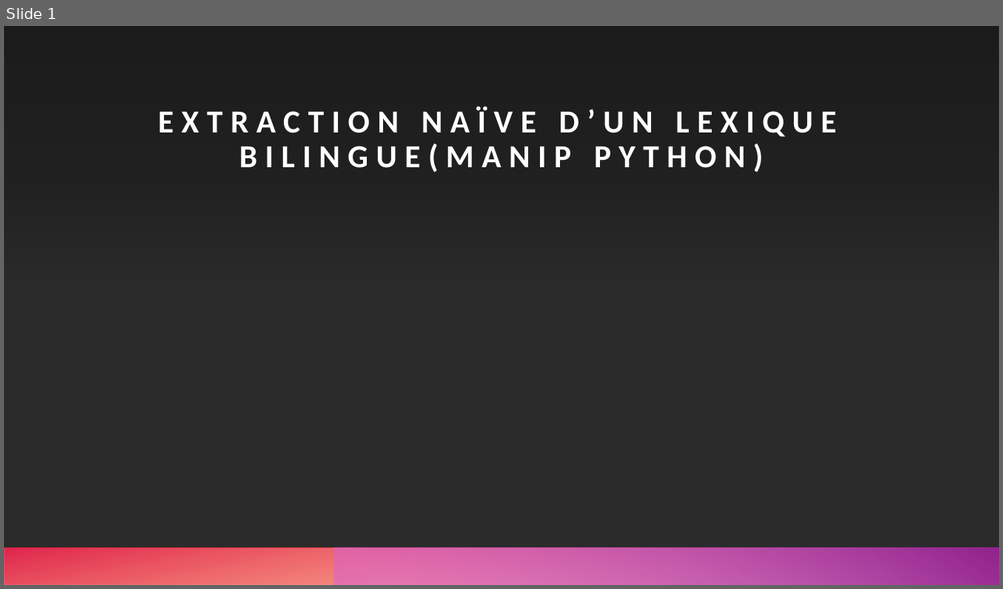
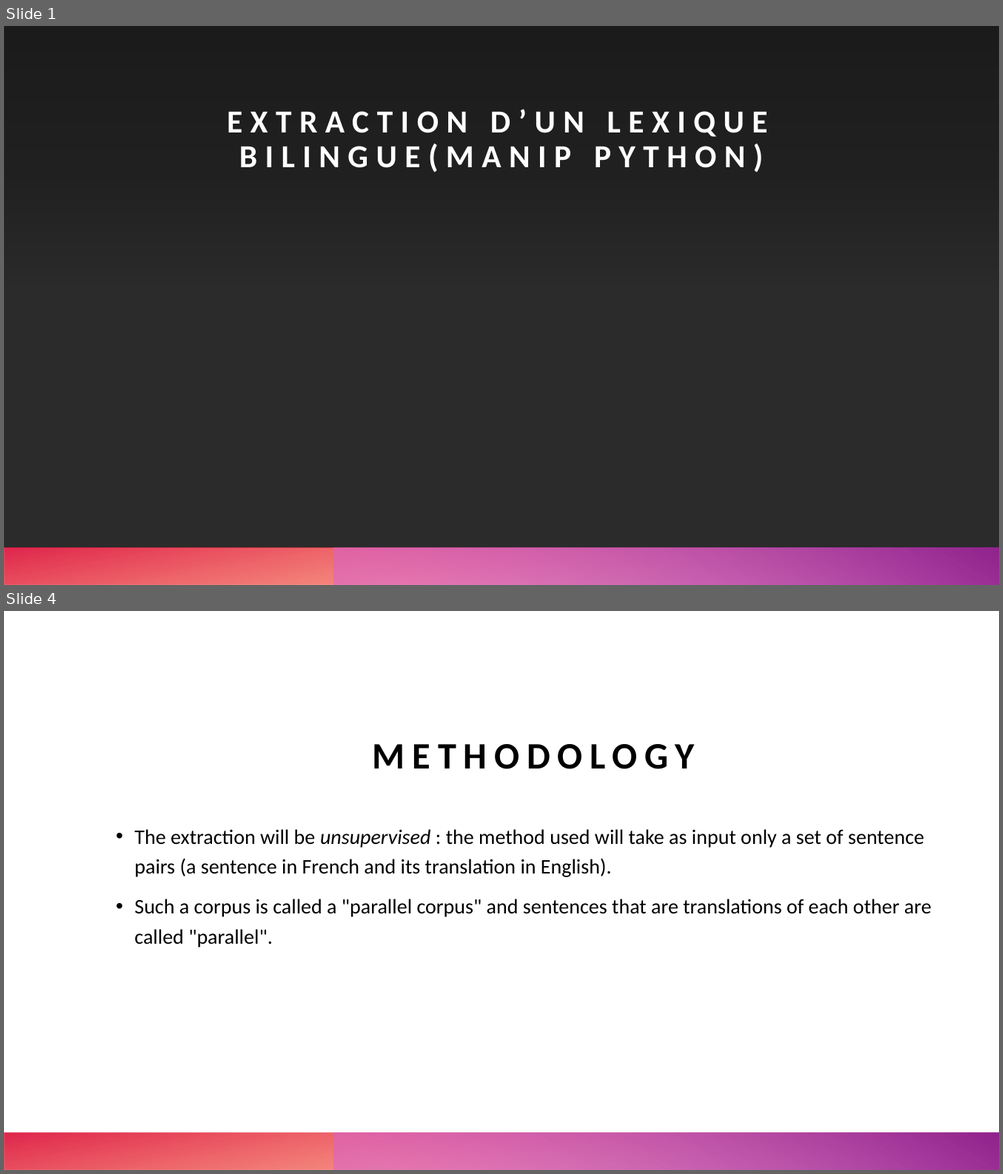
Before and after one commit to armandstrickernlp/NLP_Inalco, a slide deck: slides/S1_cours5.pptx. Shown one above the other, each under a label of ours: slide 1 before the commit, slides 1 and 4 after it; the slides between them are not shown. The pictures are 1003x589 and 1003x1174 pixels, drawn with LibreOffice and Linux fonts; fonts in the diff are those of the drawing; background and template pictures are left out; a plain dark background stands for a picture behind light text. Boxes give left, top, right and bottom in pixels: in the first picture for what was removed or moved away, otherwise in the second. Text is boxed around its words. In the diff, an @@ line names an element or a change of style, - is before the commit and + after.

```diff
--- a/slides/S1_cours5.pptx
+++ b/slides/S1_cours5.pptx
@@ slide 4 added at (4, 611, 999, 1170), background #FFFFFF; not listed: 1 template element that a slide beside it also shows @@
@@ title added at (373, 744, 694, 769), 36 pt, text #000000, bold @@
+METHODOLOGY
@@ text added at (134, 829, 931, 948), 20 pt, text #000000 @@
+• The extraction will be unsupervised : the method used will take as input only a set of sentence pairs (a sentence in French and its translation in English).
+• Such a corpus is called a "parallel corpus" and sentences that are translations of each other are called "parallel".
@@ rectangle added at (4, 1133, 999, 1170), fill gradient #FE4A00 to #DA002F @@
@@ slide 1 changed as well @@
@@ title at (227, 109, 768, 173): text changed @@
-EXTRACTION NAÏVE D’UN LEXIQUE BILINGUE(MANIP PYTHON)
+EXTRACTION D’UN LEXIQUE BILINGUE(MANIP PYTHON)
```
Also in this commit, not shown: 10 other slides added, 1 slide removed.
